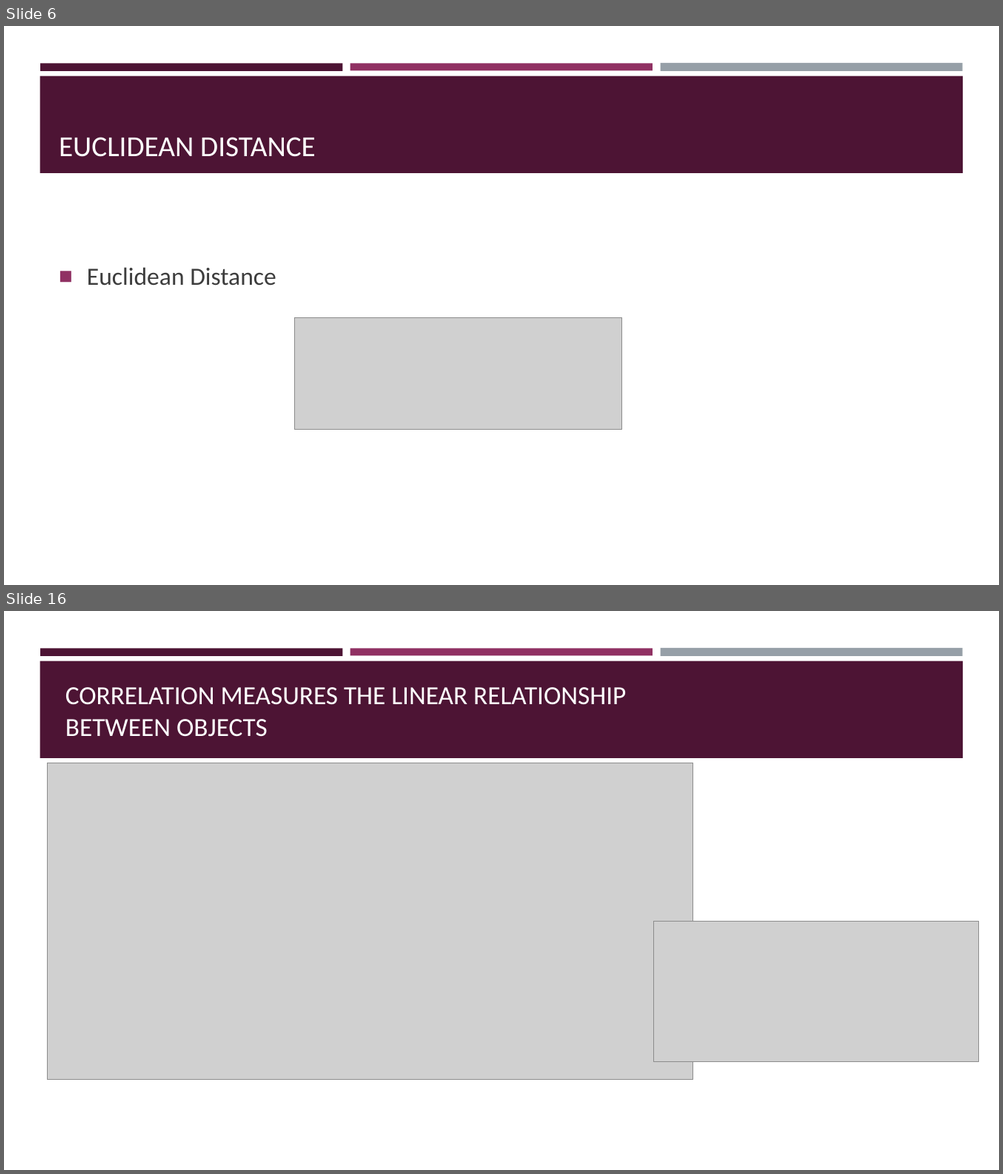
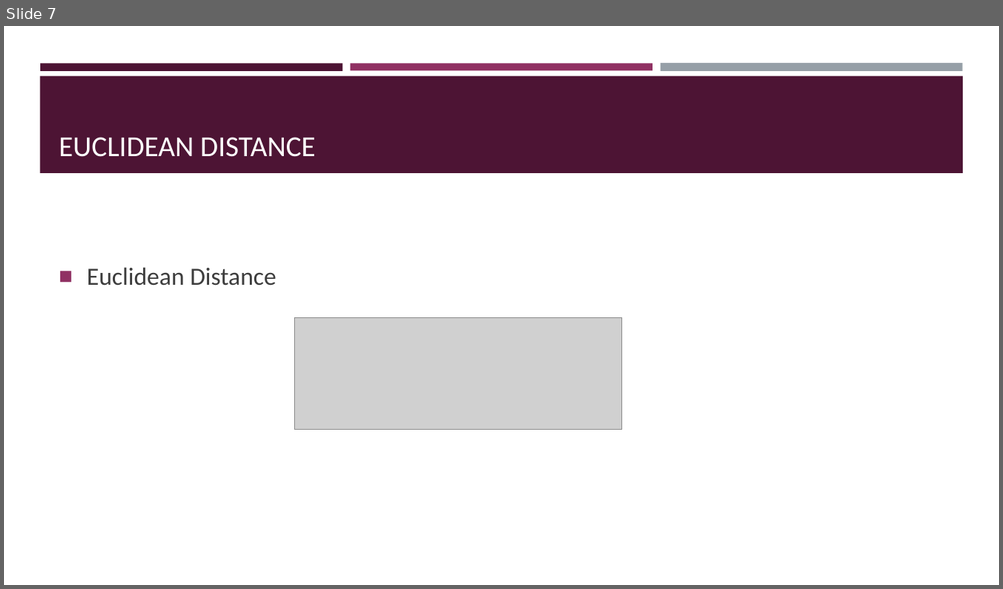
Before and after one commit to BeiyuLinCS/beiyulin.github.io, a slide deck: teach/fall_21/slides/ds_4.pptx. Shown one above the other, each under a label of ours: slides 6 and 16 before the commit, slide 7 after it; the slides between them are not shown. The pictures are 1003x1174 and 1003x589 pixels, drawn with LibreOffice and Linux fonts; fonts in the diff are those of the drawing; grey boxes stand for pictures. Boxes give left, top, right and bottom in pixels: in the first picture for what was removed or moved away, otherwise in the second. Text is boxed around its words. In the diff, an @@ line names an element or a change of style, - is before the commit and + after.

```diff
--- a/teach/fall_21/slides/ds_4.pptx
+++ b/teach/fall_21/slides/ds_4.pptx
@@ slide 16 removed at bbox=[4, 611, 999, 1170], background #FFFFFF; not listed: 4 template elements that a slide beside it also shows @@
@@ title removed at bbox=[65, 687, 626, 737] @@
-CORRELATION MEASURES THE LINEAR RELATIONSHIP BETWEEN OBJECTS
@@ picture removed at bbox=[47, 763, 694, 1080] @@
@@ picture removed at bbox=[654, 921, 979, 1062] @@
@@ what was slide 6 is now slide 7 @@
```
Also in this commit, not shown: 12 slides changed, 1 slide added, 17 other slides removed, 10 other files.
